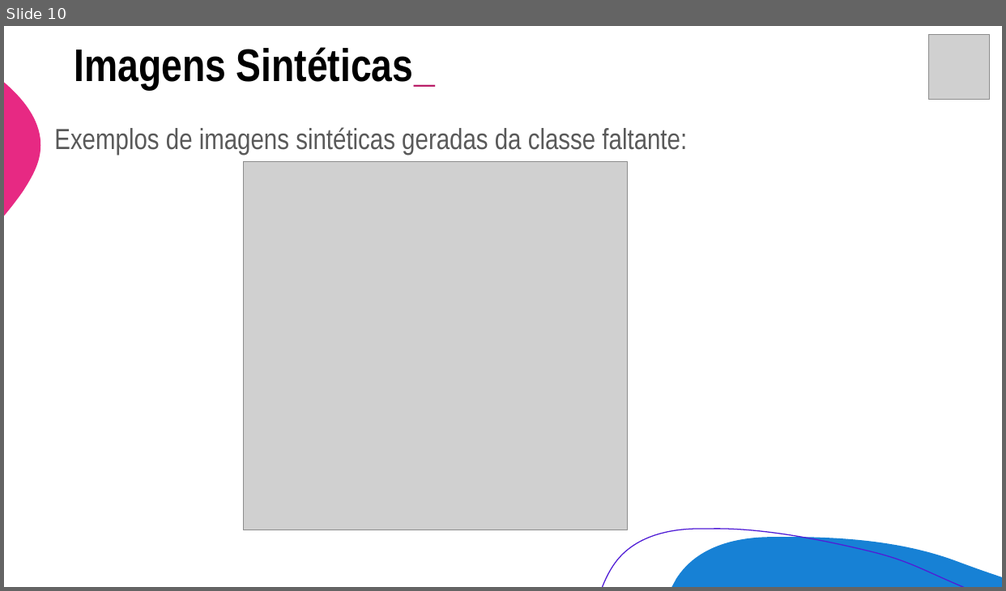
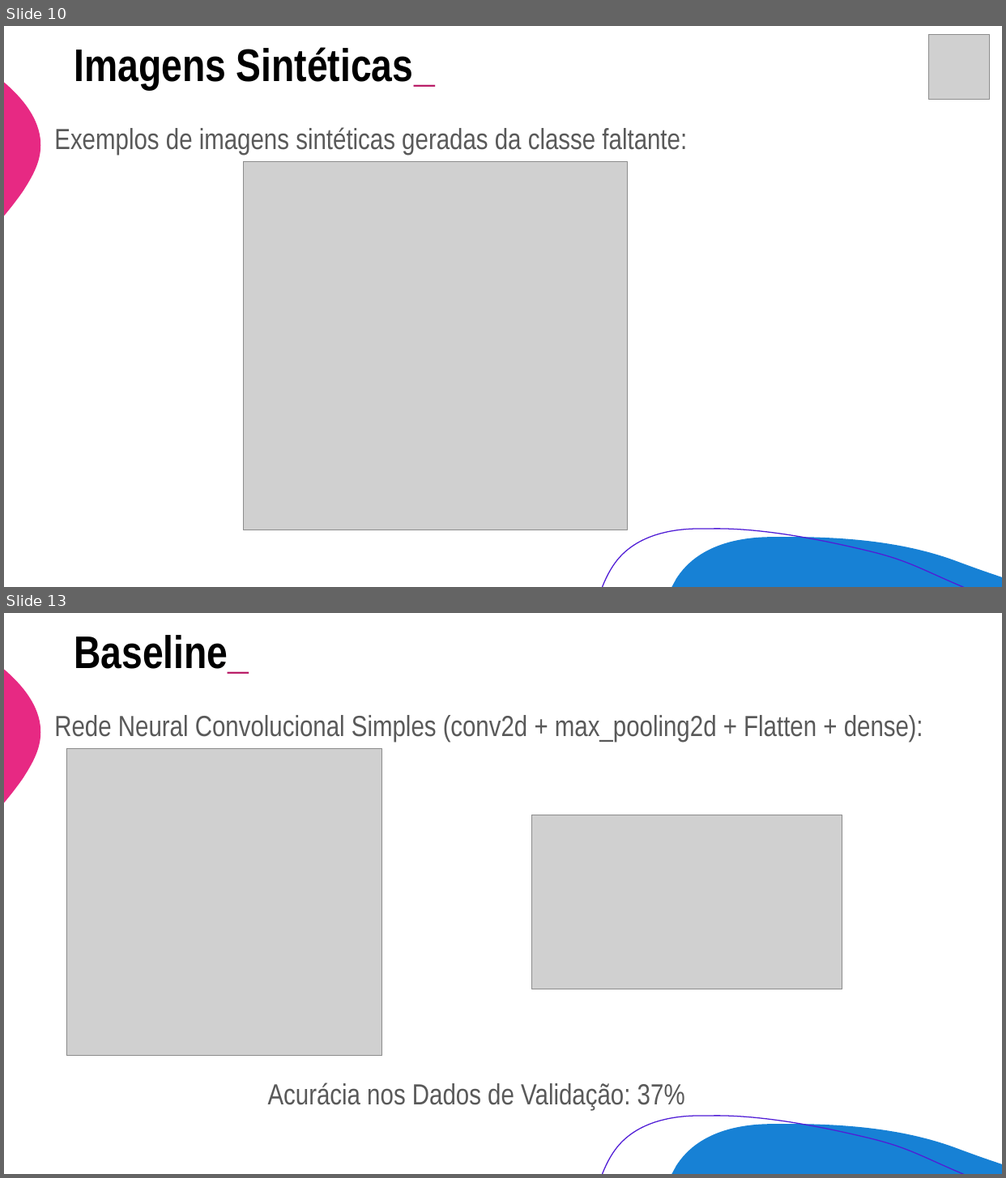
Before and after one commit to mauriciosobrinho/mdc-unicamp-final-project, a slide deck: ppt/Preliminar_Presentation.pptx. Shown one above the other, each under a label of ours: slide 10 before the commit, slides 10 and 13 after it; the slides between them are not shown. The pictures are 1006x591 and 1006x1178 pixels, drawn with LibreOffice and Linux fonts; fonts in the diff are those of the drawing; grey boxes stand for pictures. Boxes give left, top, right and bottom in pixels: in the first picture for what was removed or moved away, otherwise in the second. Text is boxed around its words. In the diff, an @@ line names an element or a change of style, - is before the commit and + after.

```diff
--- a/ppt/Preliminar_Presentation.pptx
+++ b/ppt/Preliminar_Presentation.pptx
@@ slide 13 added at (x1=4, y1=613, x2=1002, y2=1174), background #FFFFFF; not listed: 3 template elements that a slide beside it also shows @@
@@ text added at (x1=74, y1=635, x2=249, y2=674), 44 pt, text #000000, bold @@
+Baseline_
@@ text added at (x1=54, y1=715, x2=923, y2=742), 28 pt, text #595959 @@
+Rede Neural Convolucional Simples (conv2d + max_pooling2d + Flatten + dense):
@@ picture added at (x1=66, y1=748, x2=381, y2=1055) @@
@@ picture added at (x1=532, y1=815, x2=842, y2=990) @@
@@ text added at (x1=268, y1=1083, x2=685, y2=1110), 28 pt, text #595959 @@
+Acurácia nos Dados de Validação: 37%
```
Also in this commit, not shown: 10 slides changed, 2 other slides added, 3 slides removed.
